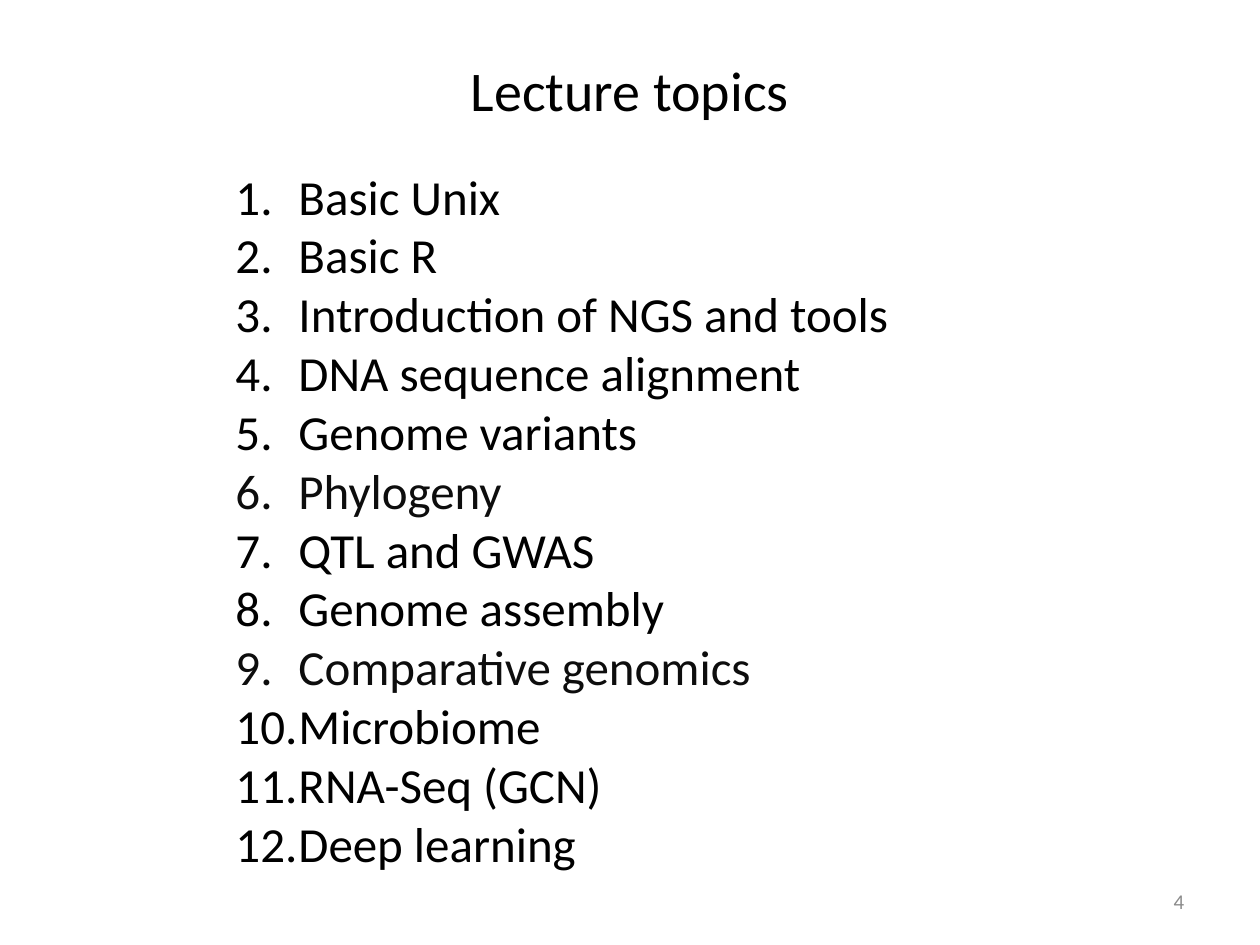
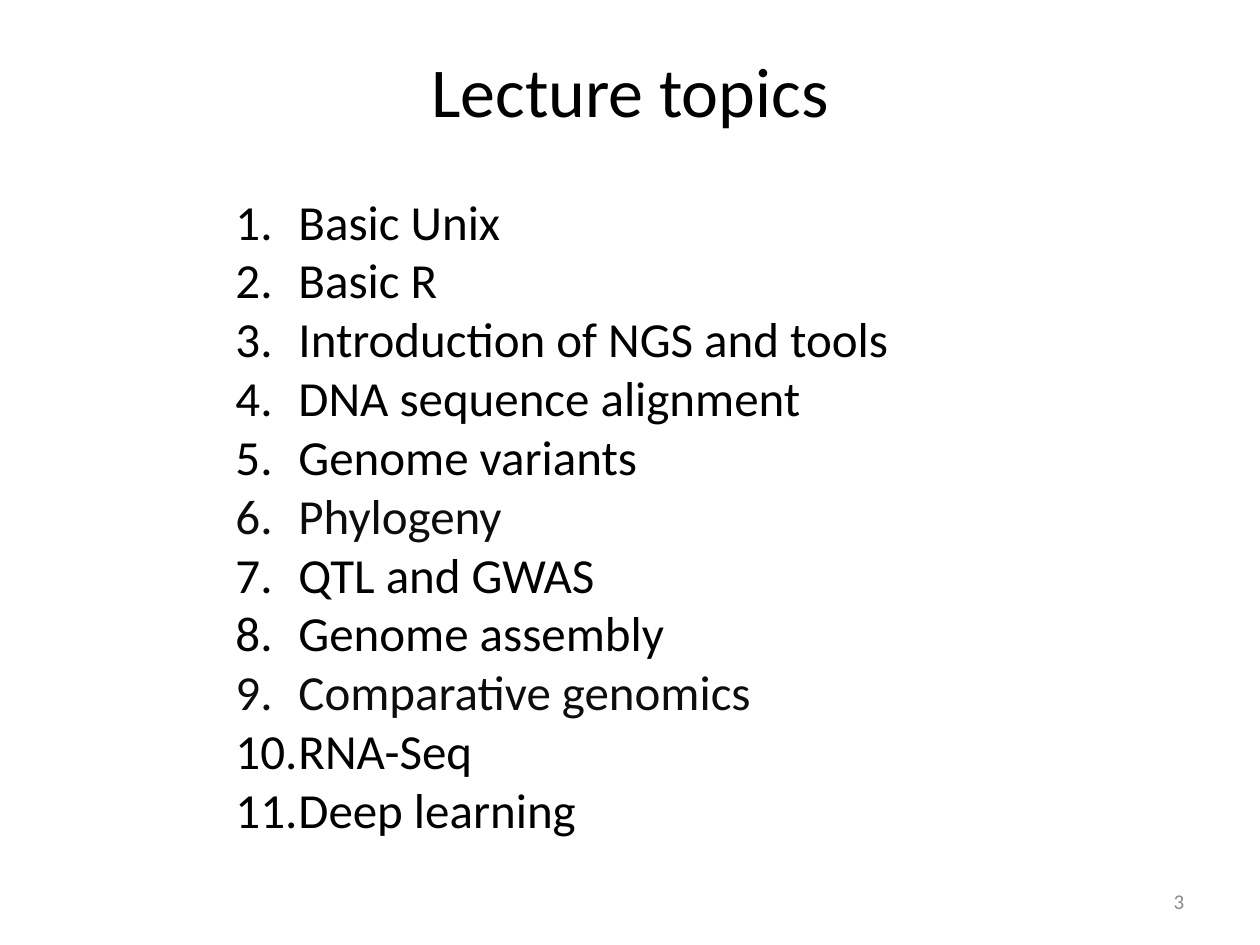
Before and after one commit to liu3zhenlab/teaching, a slide deck: slide 3 of PLPTH813Bioinformatis/2023/lectures/lecture18_closing.pptx (slide 4 before the commit). Drawn at 1260x945 pixels with LibreOffice and Linux fonts; fonts in the diff are those of the drawing. Boxes give left, top, right and bottom in pixels: in the first picture for what was removed or moved away, otherwise in the second. Text is boxed around its words. In the diff, an @@ line names an element or a change of style, - is before the commit and + after.

```diff
--- a/PLPTH813Bioinformatis/2023/lectures/lecture18_closing.pptx
+++ b/PLPTH813Bioinformatis/2023/lectures/lecture18_closing.pptx
@@ title "Lecture topics" at (431,69,828,129): size 32 to 40 pt @@
@@ text "Basic Unix": place and size @@
-text "Basic Unix" at (235,181,888,871)
+text "Basic Unix" at (235,206,888,837)
@@ text at (235,737,472,777): text changed @@
-10. Microbiome
-11. RNA-Seq (GCN)
+10. RNA-Seq
@@ page number at (1174,895,1185,909): text changed @@
-4
+3
```
Also in this commit, not shown: 2 other slides changed, 1 slide removed, 2 other files.
